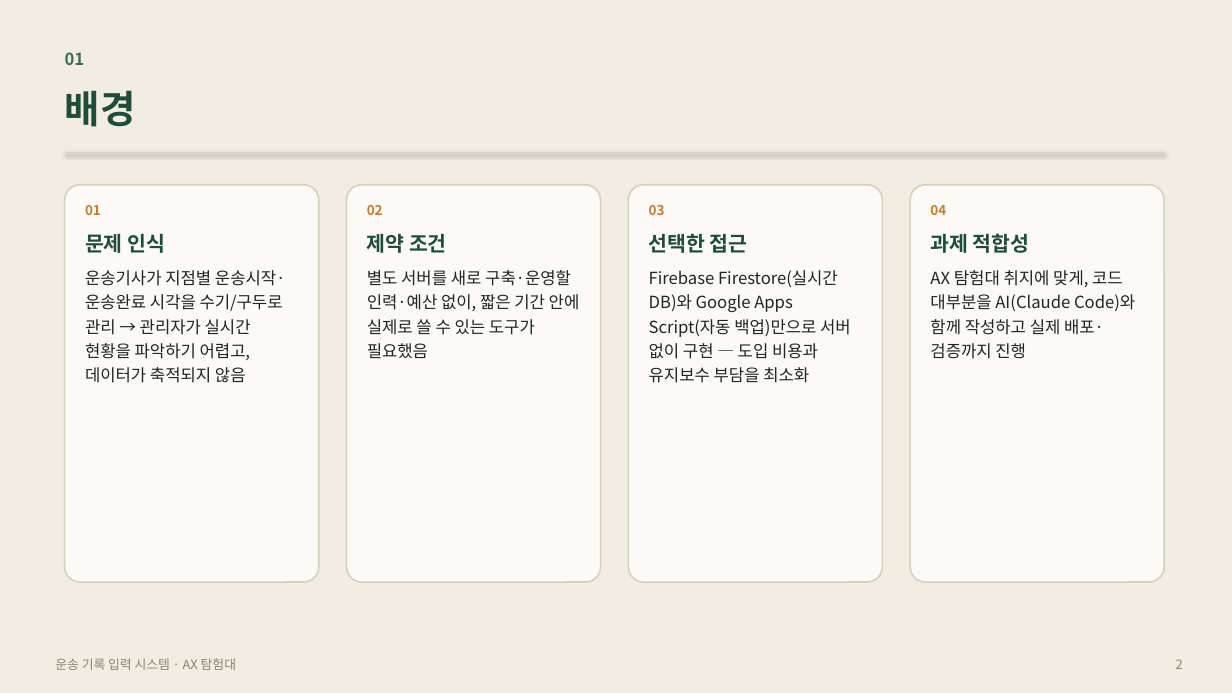
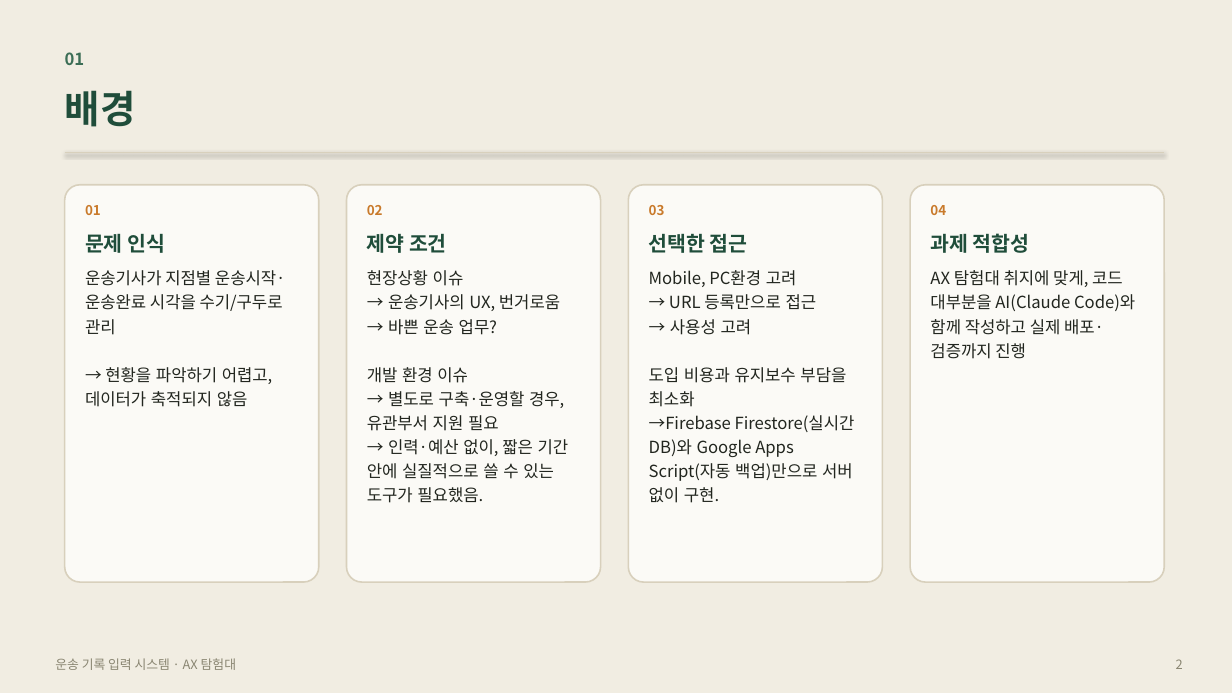
Before and after one commit to dreamsinblue-gif/KGH, a slide deck: slide 2 of 6_발표자료.pptx. Drawn at 1232x693 pixels with LibreOffice and Linux fonts; fonts in the diff are those of the drawing. Boxes give left, top, right and bottom in pixels: in the first picture for what was removed or moved away, otherwise in the second. Text is boxed around its words. In the diff, an @@ line names an element or a change of style, - is before the commit and + after.

```diff
--- a/6_발표자료.pptx
+++ b/6_발표자료.pptx
@@ text at [85,270,285,407]: text changed @@
-운송기사가 지점별 운송시작·운송완료 시각을 수기/구두로 관리 → 관리자가 실시간 현황을 파악하기 어렵고, 데이터가 축적되지 않음
+운송기사가 지점별 운송시작·운송완료 시각을 수기/구두로 관리
+→ 현황을 파악하기 어렵고, 데이터가 축적되지 않음
@@ text at [367,270,569,503]: text changed @@
-별도 서버를 새로 구축·운영할 인력·예산 없이, 짧은 기간 안에 실제로 쓸 수 있는 도구가 필요했음
+현장상황 이슈
+→ 운송기사의 UX, 번거로움
+→ 바쁜 운송 업무?
+개발 환경 이슈
+→ 별도로 구축·운영할 경우, 유관부서 지원 필요
+→ 인력·예산 없이, 짧은 기간 안에 실질적으로 쓸 수 있는 도구가 필요했음.
@@ text at [649,270,855,503]: text changed @@
-Firebase Firestore(실시간 DB)와 Google Apps Script(자동 백업)만으로 서버 없이 구현 — 도입 비용과 유지보수 부담을 최소화
+Mobile, PC환경 고려
+→ URL 등록만으로 접근
+→ 사용성 고려
+도입 비용과 유지보수 부담을 최소화
+→Firebase Firestore(실시간 DB)와 Google Apps Script(자동 백업)만으로 서버 없이 구현.
```
Also in this commit, not shown: 7 other slides changed.
